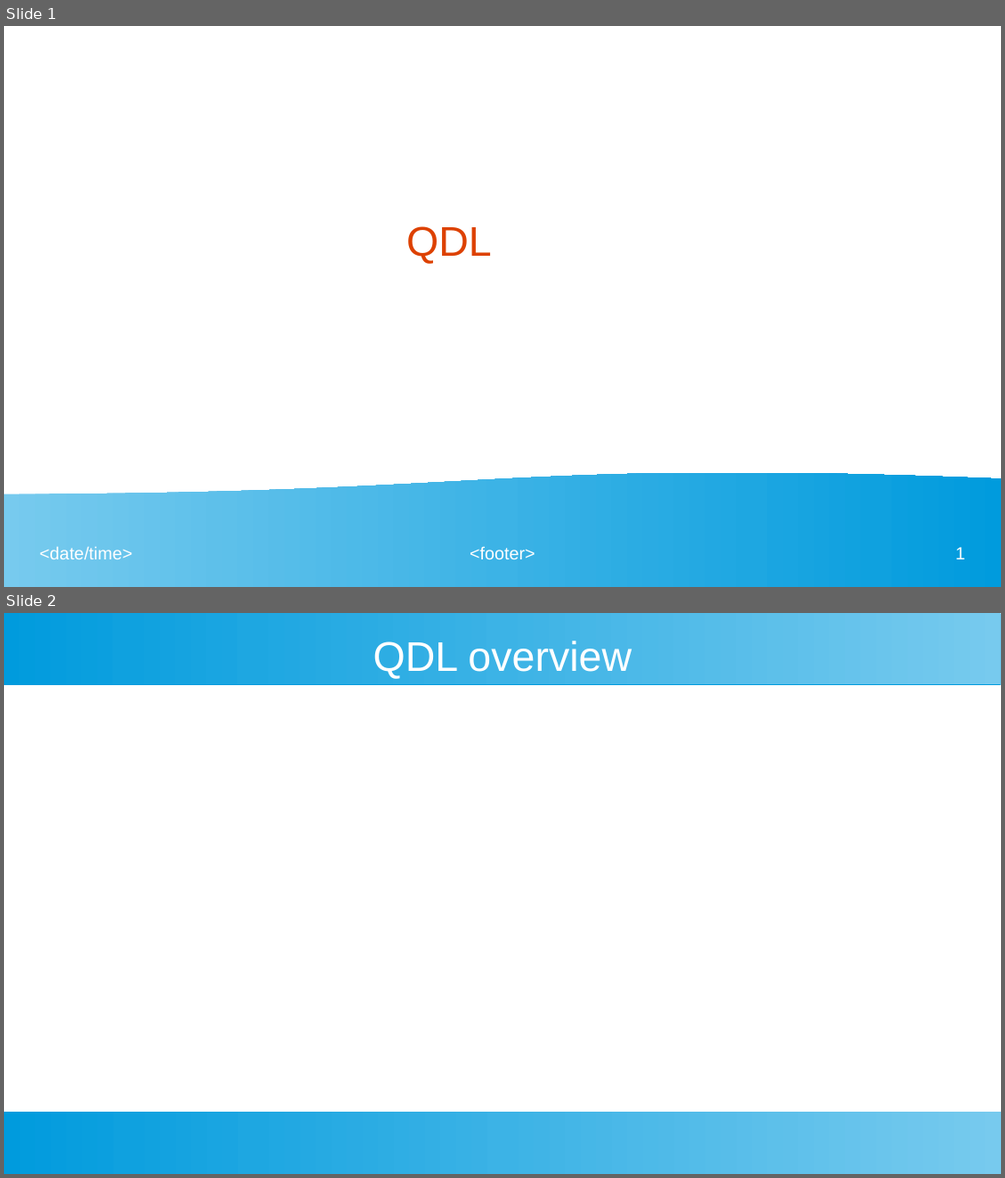
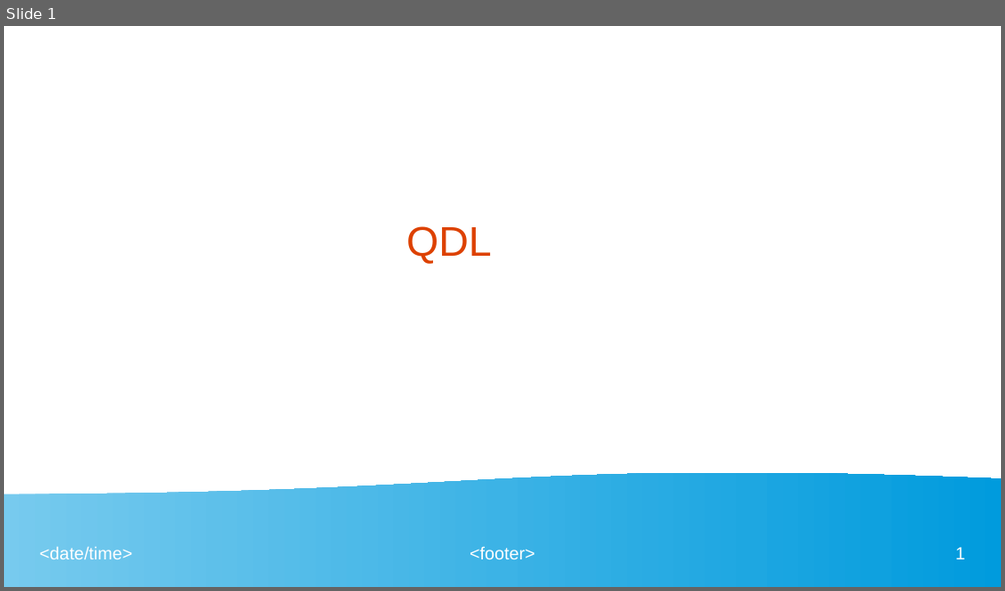
Before and after one commit to ncsa/qdl, a slide deck: language/src/main/docs/qdl-presentation.odp. Shown one above the other, each under a label of ours: slides 1 and 2 before the commit, slide 1 after it. The pictures are 1005x1178 and 1005x591 pixels, drawn with LibreOffice and Linux fonts; fonts in the diff are those of the drawing. Boxes give left, top, right and bottom in pixels: in the first picture for what was removed or moved away, otherwise in the second. Text is boxed around its words. In the diff, an @@ line names an element or a change of style, - is before the commit and + after.

```diff
--- a/language/src/main/docs/qdl-presentation.odp
+++ b/language/src/main/docs/qdl-presentation.odp
@@ slide 2 removed at (4, 613, 1001, 1174), background #FFFFFF @@
@@ rectangle removed at (4, 613, 1001, 684) @@
@@ title removed at (373, 641, 631, 679) @@
-QDL overview
@@ rectangle removed at (4, 1111, 1001, 1174) @@
```
Also in this commit, not shown: 3 slides added, 10 other files.
